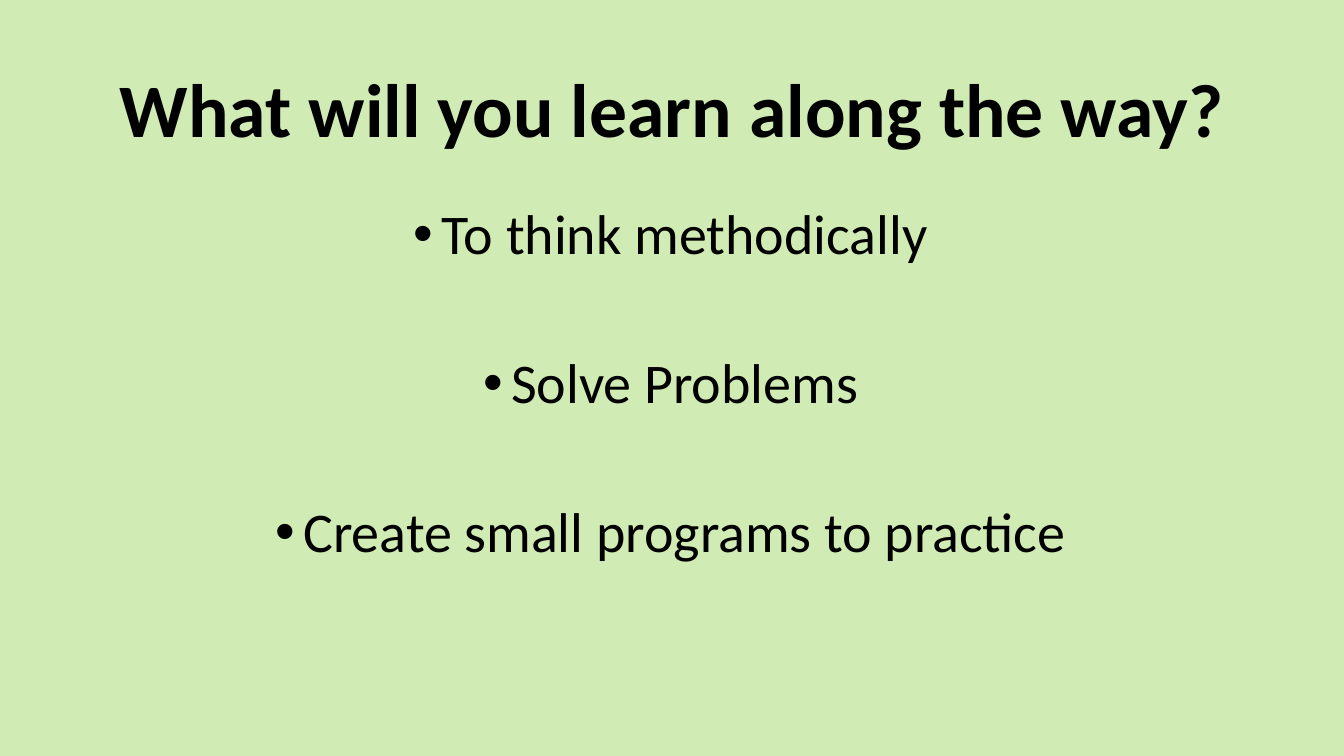
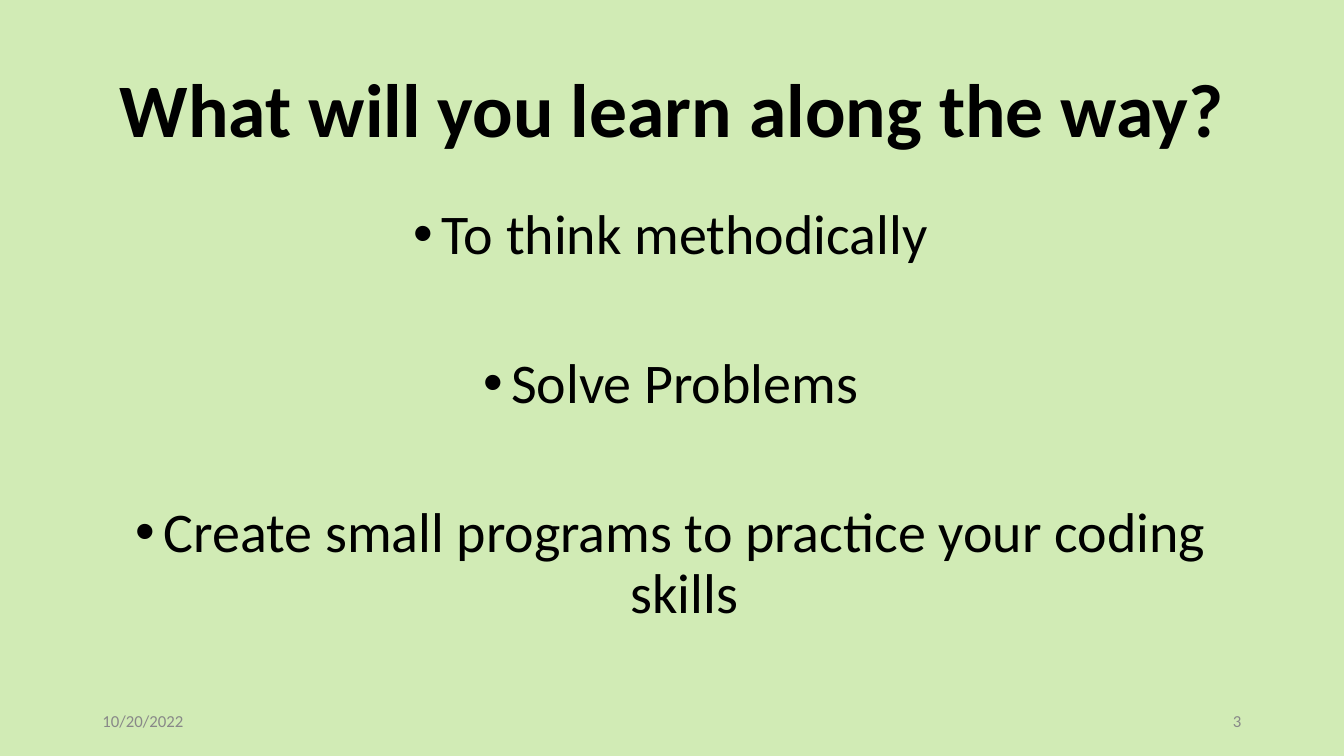
Before and after one commit to torres11991/dap-curriculum, a slide deck: slide 3 of Section05/5.1.1-DAP_IntroToPython.pptx. Drawn at 1344x756 pixels with LibreOffice and Linux fonts; fonts in the diff are those of the drawing. Boxes give left, top, right and bottom in pixels: in the first picture for what was removed or moved away, otherwise in the second. Text is boxed around its words. In the diff, an @@ line names an element or a change of style, - is before the commit and + after.

```diff
--- a/Section05/5.1.1-DAP_IntroToPython.pptx
+++ b/Section05/5.1.1-DAP_IntroToPython.pptx
@@ text at <box>164,513,1205,614</box>: text changed @@
-• Create small programs to practice
+• Create small programs to practice your coding skills
@@ text added at <box>102,715,183,728</box>, 12 pt, text #888888 @@
+10/20/2022
@@ page number added at <box>1233,716,1241,727</box>, 12 pt, text #888888 @@
+3
```
Also in this commit, not shown: 17 other slides changed, 7 other files.
